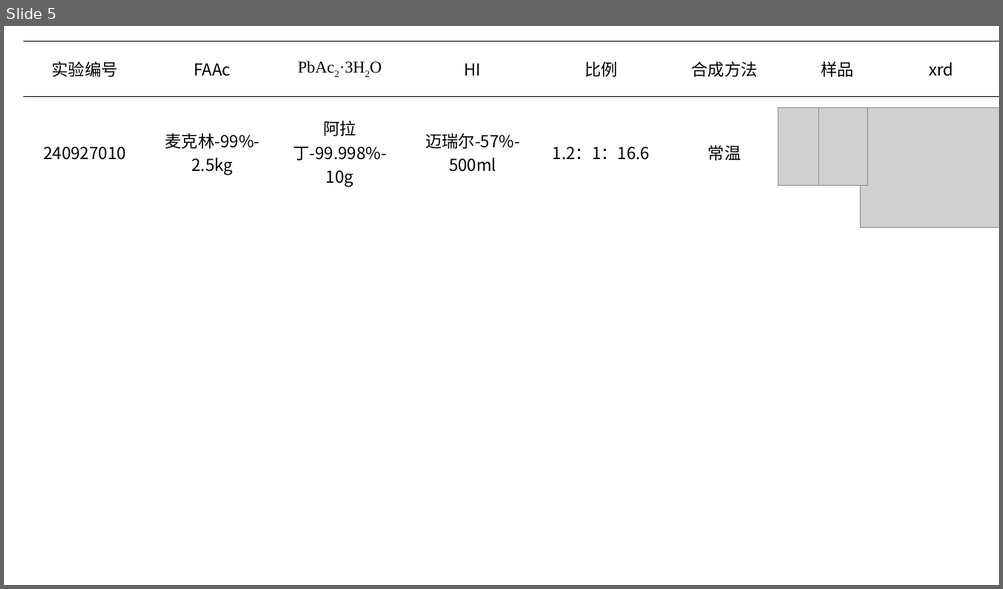
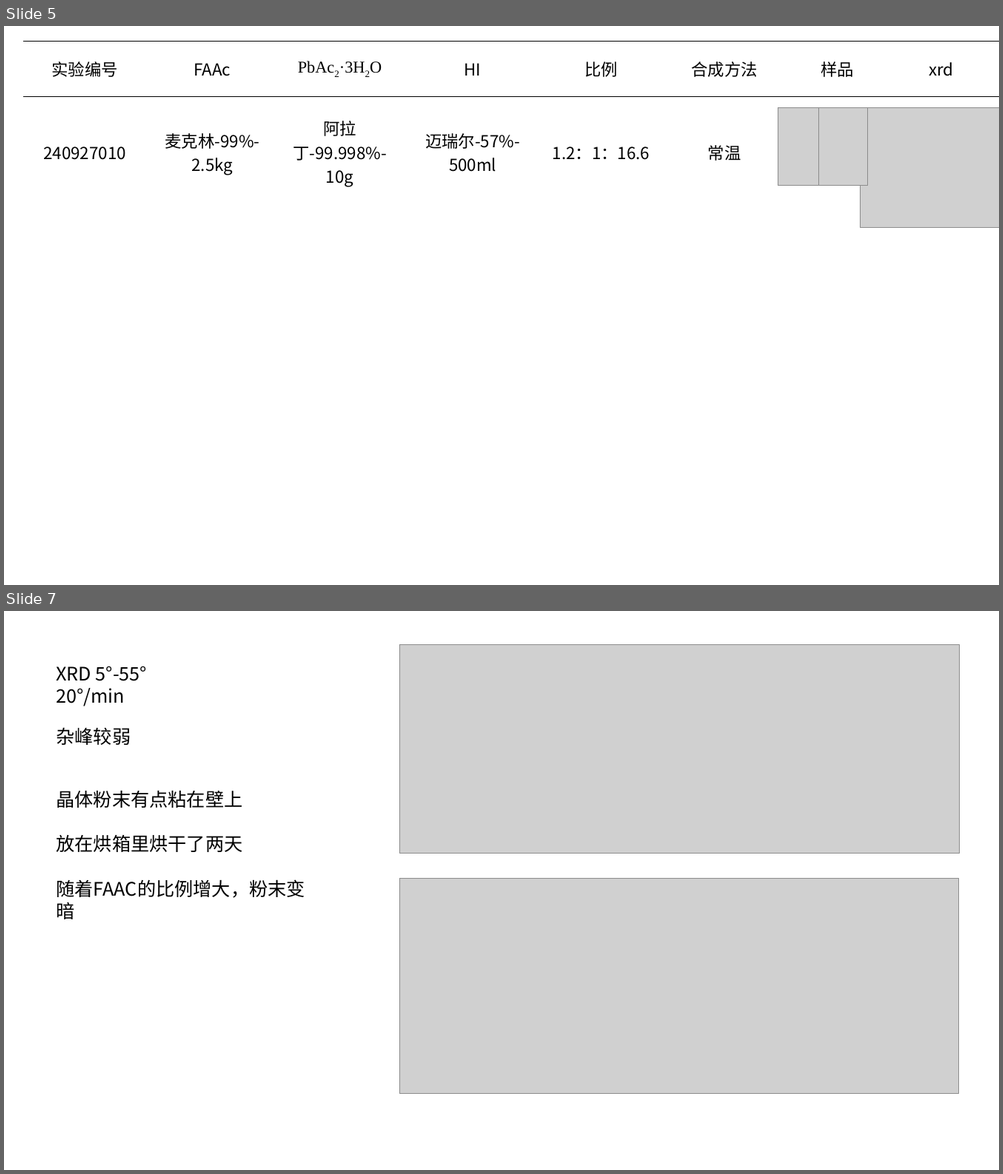
Before and after one commit to AlfredBowen/FAPbI3, a slide deck: FAPbI3合成汇总.pptx. Shown one above the other, each under a label of ours: slide 5 before the commit, slides 5 and 7 after it; the slides between them are not shown. The pictures are 1003x589 and 1003x1174 pixels, drawn with LibreOffice and Linux fonts; fonts in the diff are those of the drawing; grey boxes stand for pictures. Boxes give left, top, right and bottom in pixels: in the first picture for what was removed or moved away, otherwise in the second. Text is boxed around its words. In the diff, an @@ line names an element or a change of style, - is before the commit and + after.

```diff
--- a/FAPbI3合成汇总.pptx
+++ b/FAPbI3合成汇总.pptx
@@ slide 7 added at box(4, 611, 999, 1170), background #FFFFFF @@
@@ picture added at box(399, 644, 959, 854) @@
@@ text added at box(57, 666, 147, 706), 18 pt, text #000000 @@
+XRD 5°-55° 20°/min
@@ text added at box(56, 727, 131, 745), 18 pt, text #000000 @@
+杂峰较弱
@@ text added at box(57, 790, 305, 898), 18 pt, text #000000 @@
+晶体粉末有点粘在壁上
+放在烘箱里烘干了两天
+随着FAAC的比例增大，粉末变暗
@@ picture added at box(399, 879, 959, 1093) @@
```
Also in this commit, not shown: 1 other slide added.
